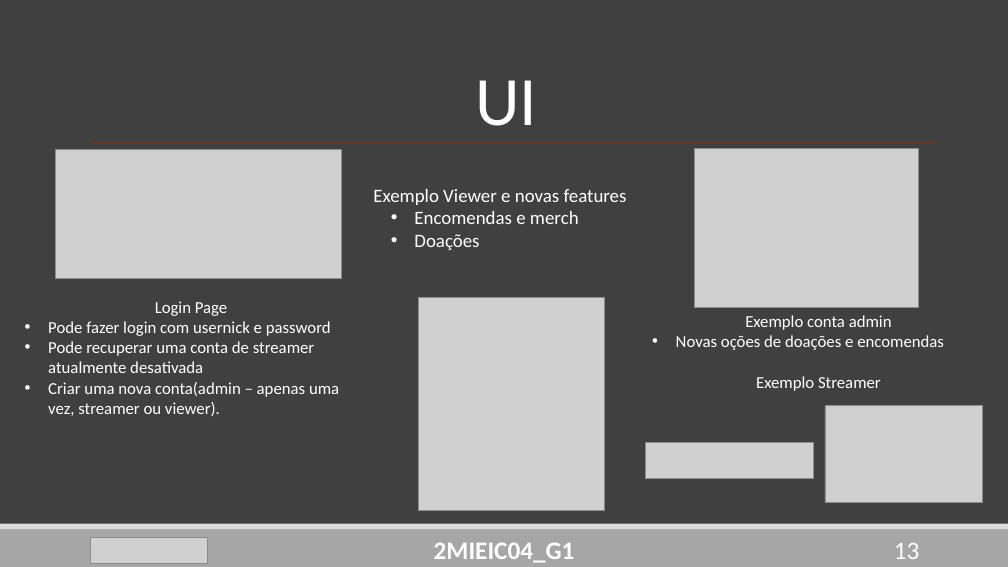
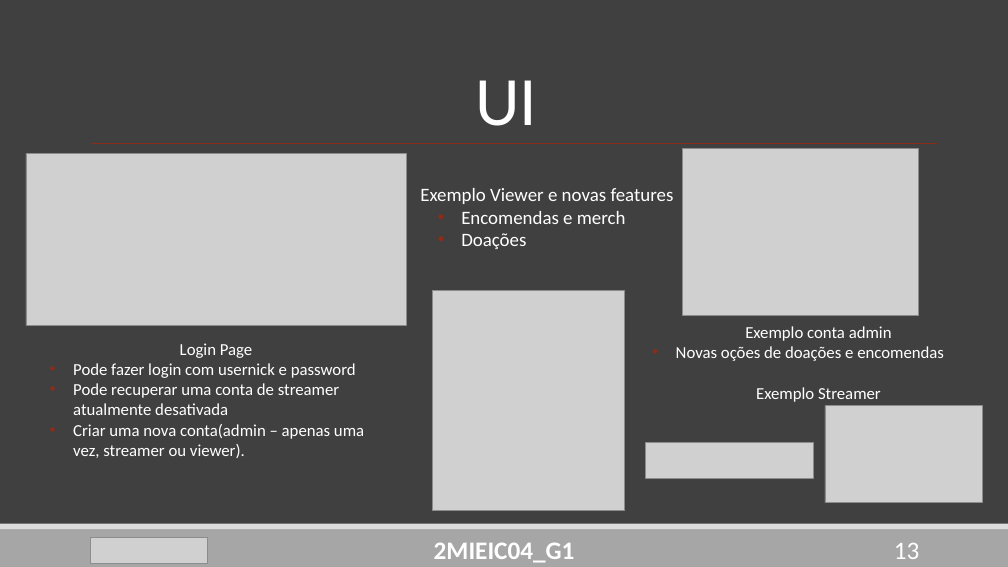
Before and after one commit to DoStini/FEUP-AEDA-proj, a slide deck: slide 13 of StreamZ__P2.pptx. Drawn at 1008x567 pixels with LibreOffice and Linux fonts; fonts in the diff are those of the drawing; grey boxes stand for pictures. Boxes give left, top, right and bottom in pixels: in the first picture for what was removed or moved away, otherwise in the second. Text is boxed around its words. In the diff, an @@ line names an element or a change of style, - is before the commit and + after.

```diff
--- a/StreamZ__P2.pptx
+++ b/StreamZ__P2.pptx
@@ picture: place and size @@
-picture at [695, 149, 920, 307]
+picture at [683, 149, 919, 315]
@@ picture: place and size @@
-picture at [56, 150, 342, 279]
+picture at [26, 154, 406, 325]
@@ text "Exemplo Viewer e novas features": place and size @@
-text "Exemplo Viewer e novas features" at [373, 189, 627, 250]
+text "Exemplo Viewer e novas features" at [420, 188, 674, 249]
@@ picture: place and size @@
-picture at [419, 298, 605, 511]
+picture at [433, 290, 625, 510]
@@ text "Exemplo conta admin": place and size @@
-text "Exemplo conta admin" at [676, 315, 944, 391]
+text "Exemplo conta admin" at [676, 326, 944, 402]
@@ text "Login Page": place and size @@
-text "Login Page" at [48, 301, 339, 416]
+text "Login Page" at [73, 343, 364, 458]
```
Also in this commit, not shown: 6 other slides changed, 1 other file.
